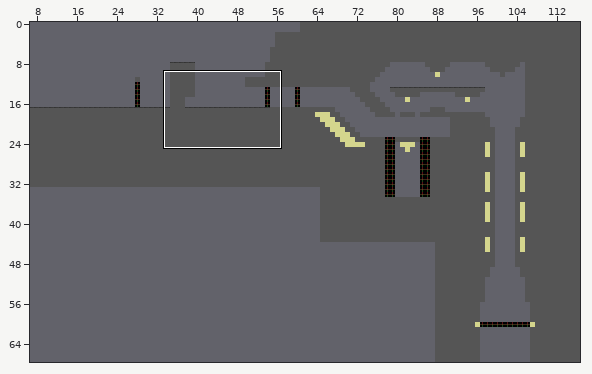
Tiled map: Runaway/data/levels/factory/tilemap.tmx. Above: a wide view before the commit, with the close-up outlined.
Close-up. Earlier state:
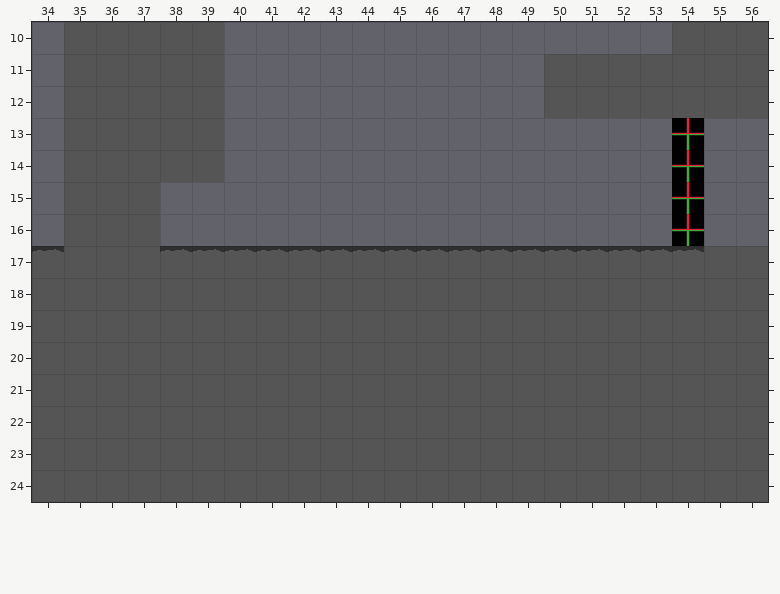
Cells are 32x32 px. Shown: x 34..56, y 10..24. The commit also changed other parts of the map, which this record leaves out.
The result:
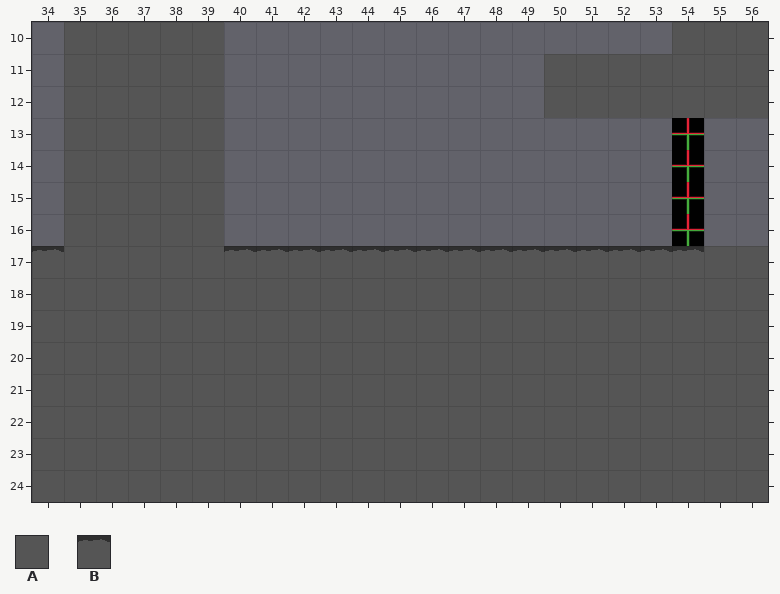
Key: from "testTileset": A 0, B 1.
_ is an empty cell, . an unchanged one.
From old to new:
--- layer "main"
@@ x 38..39 @@
-15 __
-16 __
-17 BB
+15 AA
+16 AA
+17 AA
Changed places in both close-ups, as pixel boxes (x1, y1, x2, y2):
changed: (160, 182, 224, 252)
